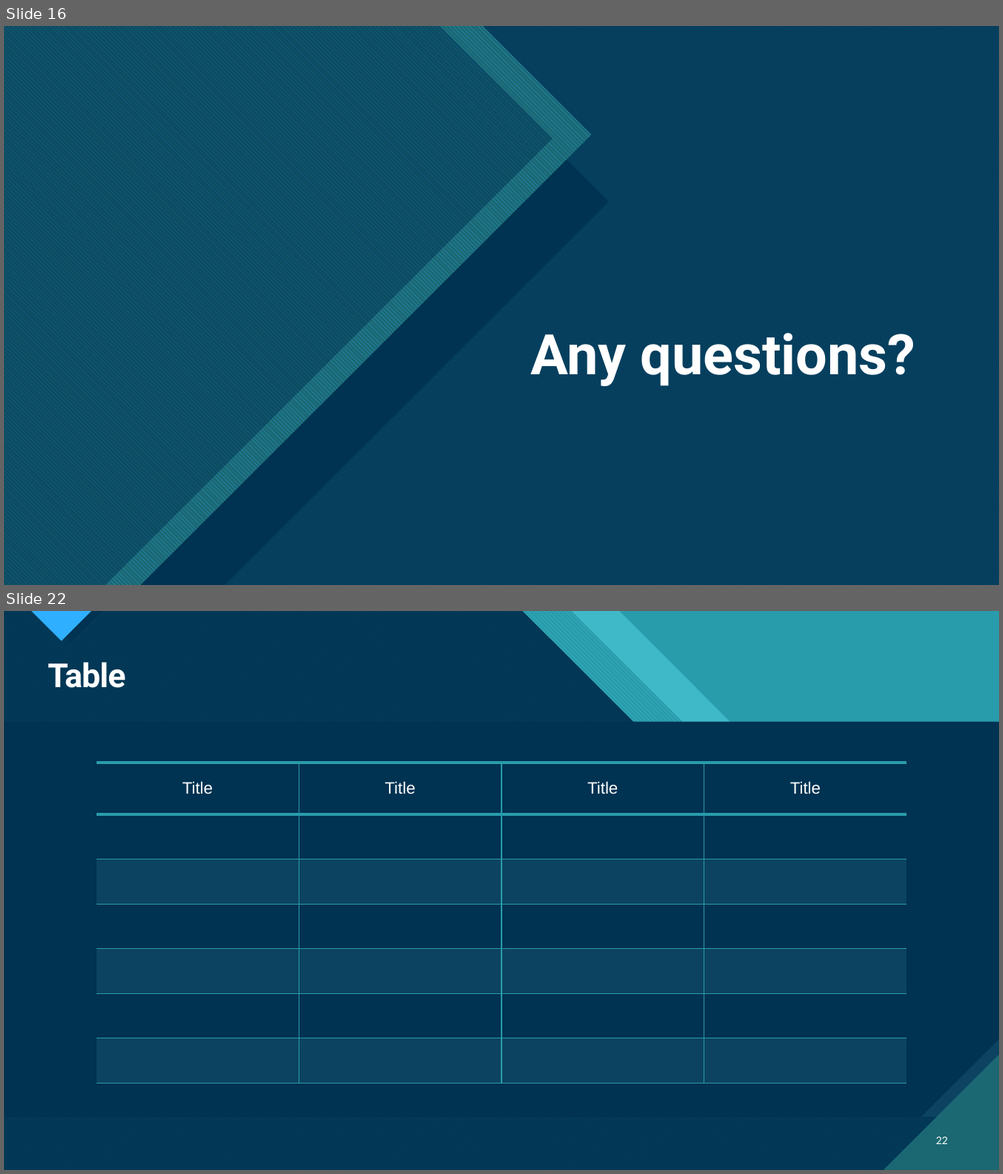
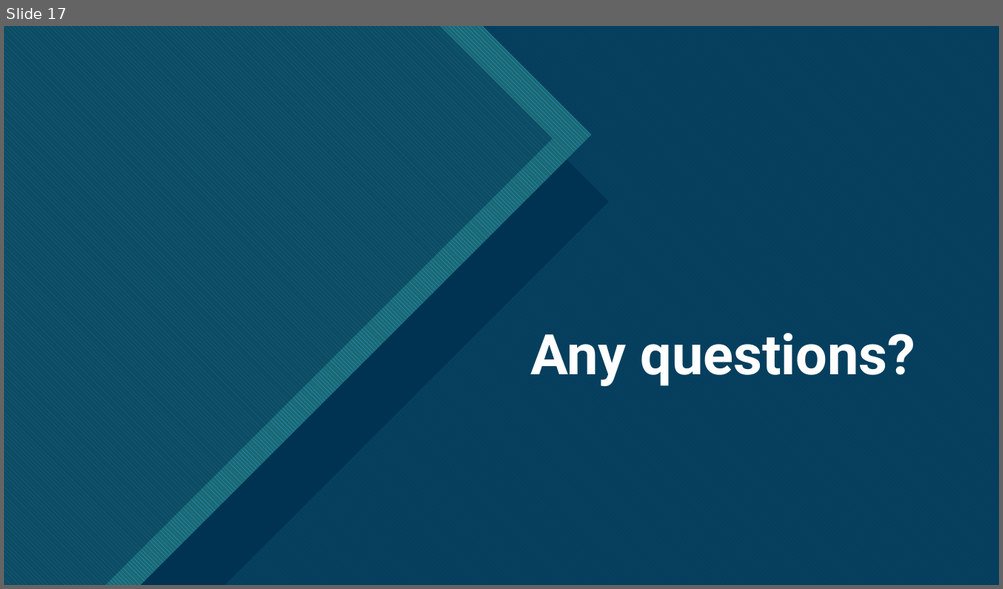
Before and after one commit to joshua-bouv/whiteboard, a slide deck: docs/oral_presentation.pptx. Shown one above the other, each under a label of ours: slides 16 and 22 before the commit, slide 17 after it; the slides between them are not shown. The pictures are 1003x1174 and 1003x589 pixels, drawn with LibreOffice and Linux fonts; fonts in the diff are those of the drawing. Boxes give left, top, right and bottom in pixels: in the first picture for what was removed or moved away, otherwise in the second. Text is boxed around its words. In the diff, an @@ line names an element or a change of style, - is before the commit and + after.

```diff
--- a/docs/oral_presentation.pptx
+++ b/docs/oral_presentation.pptx
@@ slide 22 removed at <box>4,611,999,1170</box>, background #47C3D3; not listed: 13 template elements that a slide beside it also shows @@
@@ rectangle removed at <box>4,611,999,1170</box> @@
@@ rectangle removed at <box>4,611,999,1170</box> @@
@@ freeform shape removed at <box>4,611,999,1170</box> @@
@@ freeform shape removed at <box>4,611,999,1170</box> @@
@@ freeform shape removed at <box>4,611,999,1170</box> @@
@@ title removed at <box>48,662,126,688</box> @@
-Table
@@ table removed at <box>96,763,908,1083</box>, 7 rows, 4 columns @@
-Title | Title | Title | Title
- |  |  | 
- |  |  | 
- |  |  | 
- |  |  | 
- |  |  | 
- |  |  | 
@@ page number removed at <box>936,1137,948,1145</box> @@
-22
@@ what was slide 16 is now slide 17 @@
```
Also in this commit, not shown: 5 slides changed, 1 slide added, 6 other slides removed.
